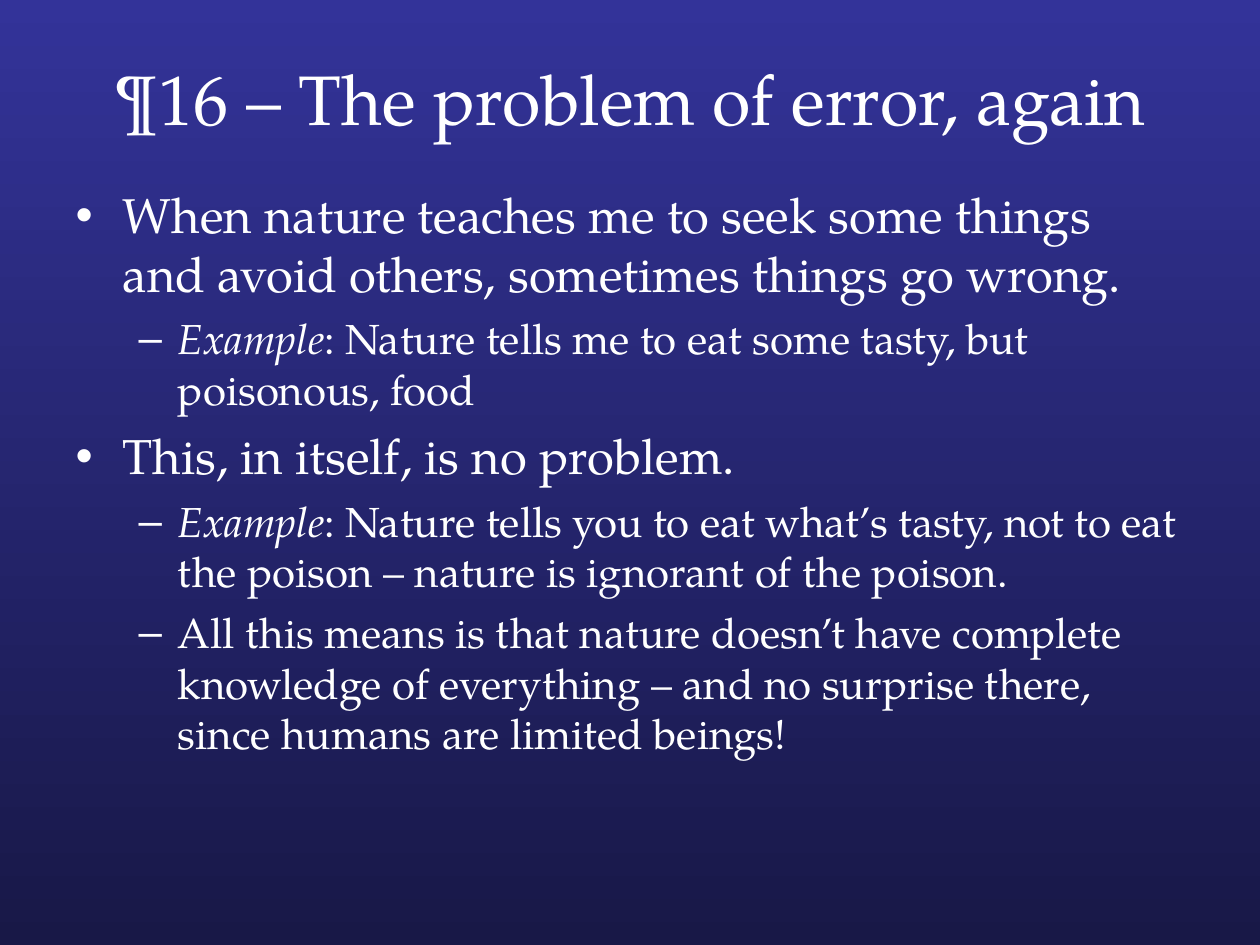
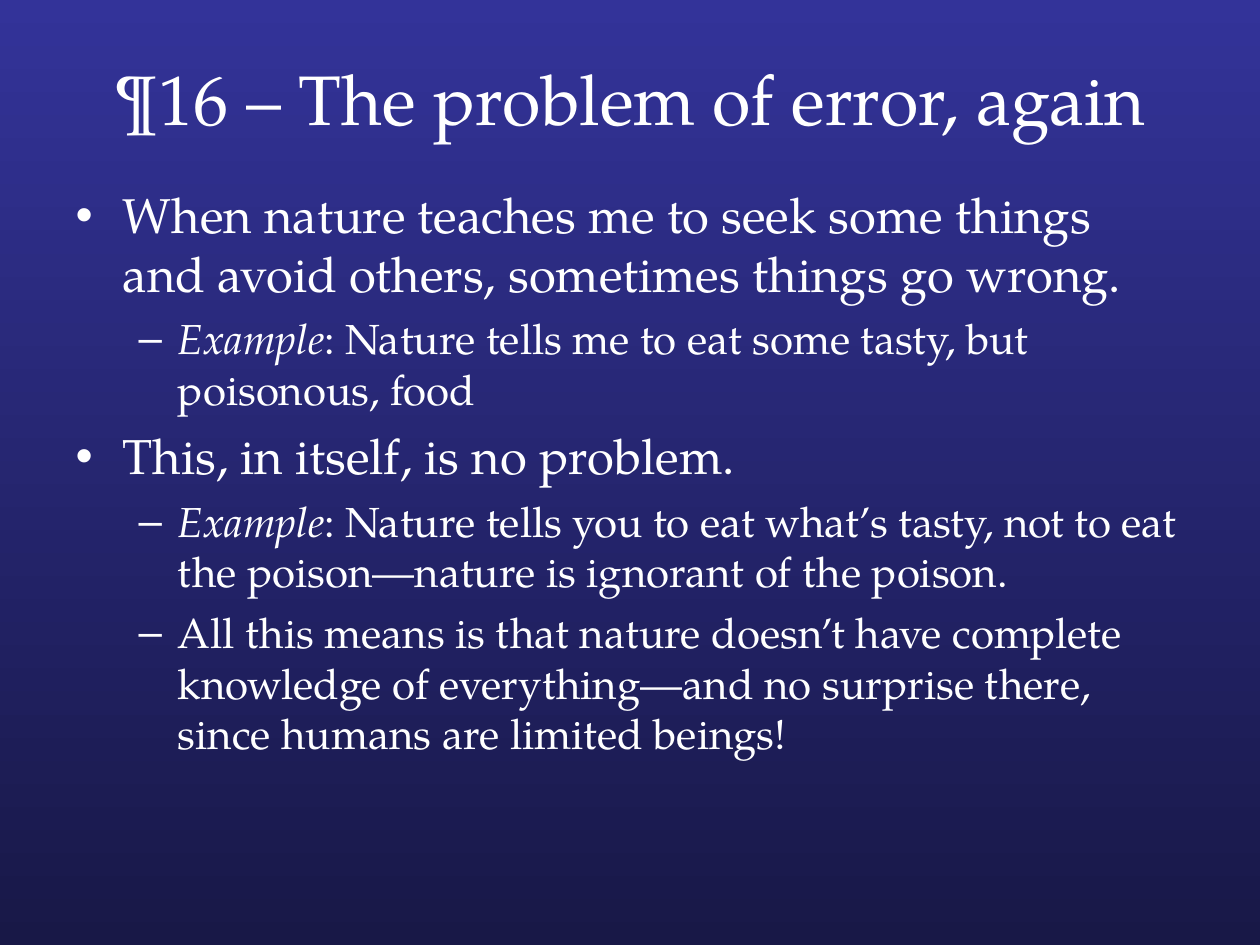
Before and after one commit to colemitchell/colemitchell.github.io, a slide deck: slide 21 of PHIL2220/Med VI.ppt. Drawn at 1260x945 pixels with LibreOffice and Linux fonts; fonts in the diff are those of the drawing. Boxes give left, top, right and bottom in pixels: in the first picture for what was removed or moved away, otherwise in the second. Text is boxed around its words. In the diff, an @@ line names an element or a change of style, - is before the commit and + after.

```diff
--- a/PHIL2220/Med VI.ppt
+++ b/PHIL2220/Med VI.ppt
@@ text at <box>178,506,1177,761</box>: text changed @@
-  – Example: Nature tells you to eat what’s tasty, not to eat the poison – nature is ignorant of the poison.
-  – All this means is that nature doesn’t have complete knowledge of everything – and no surprise there, since humans are limited beings!
+  – Example: Nature tells you to eat what’s tasty, not to eat the poison—nature is ignorant of the poison.
+  – All this means is that nature doesn’t have complete knowledge of everything—and no surprise there, since humans are limited beings!
```
Also in this commit, not shown: 4 other slides changed, 4 other files.
